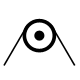
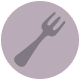
Layers edited between the first and the second 80 × 80 image:
renamed "fork" to "marker_fork", showed the group it (2 layers), moved it above "marker_clone" over (1, 1, 79, 79)
painted on "fork" over (4, 2, 77, 79)
added layer "circle" (1st of 4, in "marker_fork") in group "marker_fork" over (1, 1, 79, 79)
renamed "push" to "marker_push", showed the group it (5 layers), moved it above "marker_pull" over (1, 1, 79, 79)
moved "Shape 1" into group "marker_push", painted on it over (50, 10, 76, 69)
painted on "finger" over (44, 3, 58, 32)
painted on "thumb" over (45, 37, 60, 55)
painted on "hand" over (18, 2, 60, 78)
added layer "circle" (3rd of 4, in "marker_push") in group "marker_push" over (1, 1, 79, 79)
renamed "pull" to "marker_pull", hid the group it (5 layers) over (1, 1, 79, 79)
removed layer "Shape 1 copy" from group "pull" over (3, 24, 29, 66)
renamed "circle copy" to "inner circle", painted on it over (34, 30, 45, 59)
renamed "circle" to "outer circle", painted on it over (22, 18, 57, 69)
showed "Background" over (1, 1, 79, 79)
